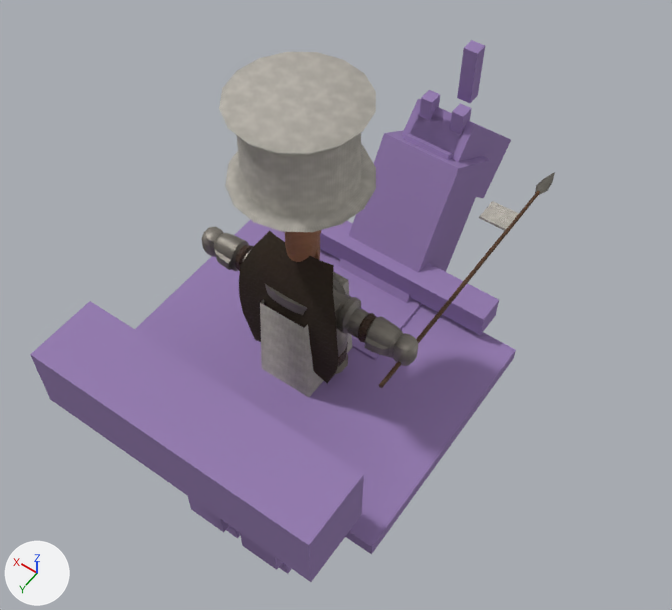
What one commit did to the glTF model csharp/Unciv.Godot/Packs/units/models/unit/Cavalry.glb.
Before and after are seen from a 50 mm lens placed at (-0.97, 1.218, 2.925), pointed at (0.004, -0.146, 0.782). Lighting does not change. The marker at lower left points along +X, +Y and +Z. The first picture is the older version. Vertices at exactly the same position are counted once.

In view in the first picture: 'HorseMesh', 'Knight_Cape', 'Spear', 'Warrior'.
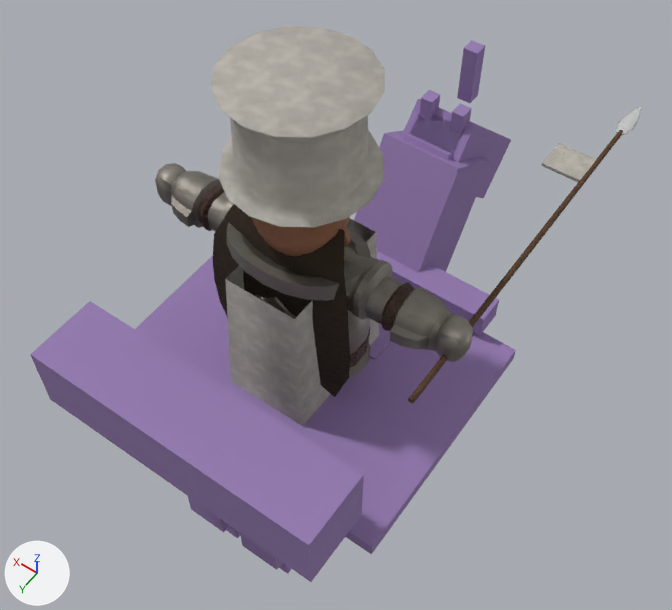
What the commit changed:
me_mesh_skinned is used by ob_warrior; location (0.0, 0.0, 0.57); scale (0.379, 0.379, 0.379).
me_mesh_skinned had 2491 vertices, 4640 faces and spanned x -0.92..0.92, y -0.47..0.46, z 0.0..2.82.
me_mesh_skinned now has 2491 vertices, 4640 faces and spans x -0.95..0.95, y -0.39..0.38, z 0.0..2.2.
me_mesh_skinned part 1: the loose piece of 261 vertices spanning x -0.12..0.11, y -0.13..0.13, z 1.22..2.31 is scaled about its middle by (2.13, 1.92, 0.5), then moved by (0.0, 0.0, -0.24).
me_mesh_skinned part 2: the loose piece of 34 vertices spanning x -0.13..-0.09, y -0.01..0.02, z 1.36..1.66 is scaled about its middle by (2.13, 1.92, 0.5), then moved by (-0.12, 0.0, -0.11).
me_mesh_skinned part 3: the loose piece of 20 vertices spanning x -0.23..0.23, y -0.28..0.29, z 0.21..1.13 is scaled about the mesh origin by (1.1, 1.3, 1).
me_mesh_skinned part 4: 1092 of 2491 vertices moved; they spanned x -0.92..0.92, y -0.23..0.24, z 0.19..1.29 and now span x -0.95..0.95, y -0.3..0.32, z 0.19..1.31; mean shift (0.0, 0.0, 0.01); largest move (0.0, 0.24, 1.29) -> (0.0, 0.32, 1.31).
me_mesh_skinned part 5: 82 of the vertices in x -0.46..0.46, y -0.47..0.46, z 2.22..2.82 are scaled about their middle by (0.81, 0.81, 0.817), then moved by (0.0, -0.01, -0.56).
Other edits to the shape of me_mesh_skinned do not show in these pictures.
Object 'Warrior' (ob_warrior) is rescaled from (0.379, 0.379, 0.379) to (0.51, 0.51, 0.51).
Object 'Spear' (ob_spear) moves from (-0.32, -0.072, 0.968) to (-0.446, -0.064, 1.111).
Object 'Spear' (ob_spear) is rescaled from (0.379, 0.379, 0.379) to (0.51, 0.51, 0.51).
Object 'Knight_Cape' (ob_knight_cape) moves from (0.0, 0.0, 1.185) to (0.0, 0.0, 1.337).
Object 'Knight_Cape' (ob_knight_cape) is rescaled from (0.341, 0.227, 0.379) to (0.459, 0.306, 0.51).

Boxes [x1, y1, x2, y2] around the edits, measured in the pictures (672 x 610 px; the box of a moved part takes in the faces that stretch with it):
'Warrior', reshaped, rescaled (46% wider, 16% taller): before [201, 52, 418, 397]; after [155, 26, 473, 426]
'Knight_Cape', moved, rescaled: before [239, 231, 338, 384]; after [212, 204, 351, 397]
'Spear', moved, rescaled (32% wider, 38% taller): before [379, 172, 555, 388]; after [408, 106, 641, 404]
part 1 of me_mesh_skinned, moved or reshaped: before [285, 230, 320, 262]; after [252, 217, 350, 256]
part 2 of me_mesh_skinned, moved or reshaped: before [315, 249, 320, 260]; after [344, 227, 350, 248]
part 3 of me_mesh_skinned, moved or reshaped: before [260, 272, 352, 397]; after [225, 218, 379, 426]
part 4 of me_mesh_skinned, moved or reshaped: before [201, 226, 418, 375]; after [155, 163, 473, 378]
part 5 of me_mesh_skinned, moved or reshaped: before [219, 52, 376, 232]; after [210, 26, 385, 227]
